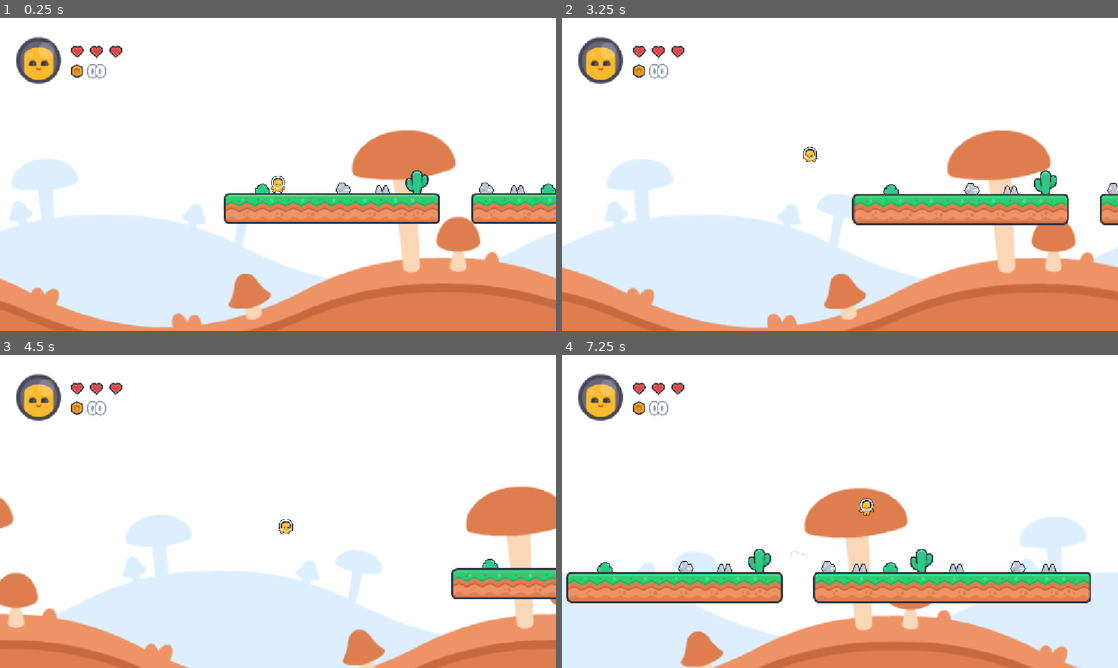
Above: before the commit, frames 1-4 (two rows, left to right).
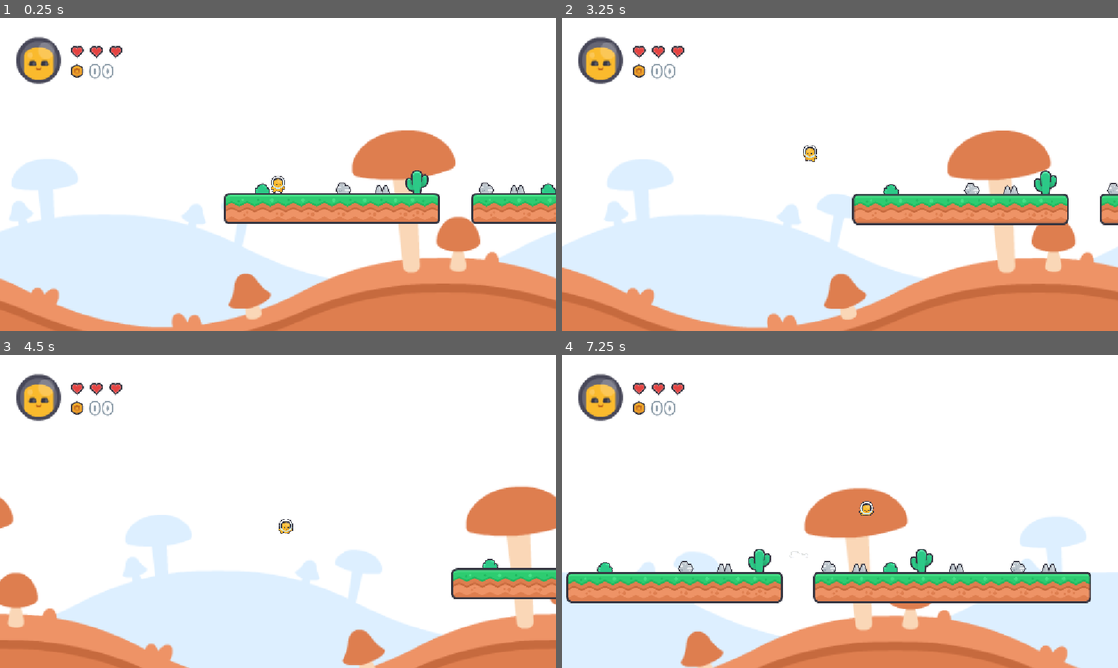
Above: after the commit, the same moments.

Repository: jet1211466/godot_platformer
Game: Godot game, scene res://scenes/level_1.tscn
The game is run twice, just before and just after one commit, with the same random seed, the same clock (stepped at 60 frames per second) and the same inputs. Sound files missing from this copy of the repository are replaced by a short silence.
Inputs:
- Up to frame 1 (0.25 s): no input
- Up to frame 2 (3.25 s): tap Enter (ui_accept) at 0.5, 0.77, 1.52, 3.02 s; hold Right (ui_right) 0.53-2.03 s; hold Left (ui_left) from 2.03 s (still down)
- Up to frame 3 (4.5 s): tap Enter (ui_accept) at 3.77 s; release Left (ui_left) at 4.28 s; hold Right (ui_right) from 4.28 s (still down)
- Up to frame 4 (7.25 s): keep holding Right (ui_right); tap Enter (ui_accept) at 4.52, 6.02, 6.77 s

The runs differ from the first frame. In frame 1, 0.1% of the frame differs, in the area x 15-21%, y 14-20%; in frame 2, 0.2%; in frame 3, 0.1%; in frame 4, 0.2%, in the area x 15-57%, y 14-52%.

Commit message:
added ladder mechanic

Diff:
--- a/scenes/coin_amount.tscn
+++ b/scenes/coin_amount.tscn
@@ -99,13 +99,13 @@
 script = ExtResource("1_yu5ih")
 
 [node name="numbers1" type="AnimatedSprite2D" parent="." unique_id=614097741]
-position = Vector2(-8, 0)
+position = Vector2(-13, 0)
 scale = Vector2(0.7, 0.7)
 sprite_frames = SubResource("SpriteFrames_xcuk0")
 animation = &"0"
 
 [node name="numbers2" type="AnimatedSprite2D" parent="." unique_id=414757580]
-position = Vector2(8, 0)
+position = Vector2(13, 0)
 scale = Vector2(0.7, 0.7)
 sprite_frames = SubResource("SpriteFrames_xcuk0")
 animation = &"0"
--- /dev/null
+++ b/scenes/ladder.tscn
@@ -0,0 +1,31 @@
+[gd_scene format=3 uid="uid://chpj50spetav4"]
+
+[ext_resource type="Script" uid="uid://c3ay4jfmydtrh" path="res://scripts/ladder.gd" id="1_027jo"]
+[ext_resource type="Texture2D" uid="uid://sjasxd0ea14b" path="res://sprites/ladder_top.png" id="1_ku54x"]
+[ext_resource type="Texture2D" uid="uid://bf8vdbbip28x7" path="res://sprites/ladder_middle.png" id="2_027jo"]
+[ext_resource type="Texture2D" uid="uid://jx3olrunq5cp" path="res://sprites/ladder_bottom.png" id="3_56fxr"]
+
+[sub_resource type="RectangleShape2D" id="RectangleShape2D_46oic"]
+size = Vector2(64, 128)
+
+[node name="ladder" type="Area2D" unique_id=171657698]
+script = ExtResource("1_027jo")
+
+[node name="ladderTop" type="Sprite2D" parent="." unique_id=1825949626]
+position = Vector2(0, -72)
+texture = ExtResource("1_ku54x")
+
+[node name="ladderMiddle" type="Sprite2D" parent="." unique_id=603150272]
+position = Vector2(0, -8)
+texture = ExtResource("2_027jo")
+
+[node name="ladderBottom" type="Sprite2D" parent="." unique_id=1730266830]
+position = Vector2(0, 56)
+texture = ExtResource("3_56fxr")
+
+[node name="ladderCollision" type="CollisionShape2D" parent="." unique_id=1692226988]
+position = Vector2(0, -8)
+shape = SubResource("RectangleShape2D_46oic")
+
+[connection signal="body_entered" from="." to="." method="_on_body_entered"]
+[connection signal="body_exited" from="." to="." method="_on_body_exited"]
--- a/scenes/level_1.tscn
+++ b/scenes/level_1.tscn
@@ -15,6 +15,7 @@
 [ext_resource type="PackedScene" uid="uid://mhhmhiv68pl4" path="res://scenes/apple.tscn" id="13_7gny6"]
 [ext_resource type="PackedScene" uid="uid://cvqviogqmt5v5" path="res://scenes/goldcoins_cl.tscn" id="14_2aecg"]
 [ext_resource type="PackedScene" uid="uid://debaeak5xlnvo" path="res://scenes/coin_amount.tscn" id="15_6dial"]
+[ext_resource type="PackedScene" uid="uid://chpj50spetav4" path="res://scenes/ladder.tscn" id="16_7nomh"]
 
 [sub_resource type="TileSetAtlasSource" id="TileSetAtlasSource_4nkto"]
 texture = ExtResource("4_5xbjy")
@@ -4749,6 +4750,9 @@
 [node name="background" parent="." unique_id=1045431186 instance=ExtResource("1_15mv3")]
 scroll_offset = Vector2(-16, 0)
 
+[node name="ladder" parent="." unique_id=171657698 instance=ExtResource("16_7nomh")]
+position = Vector2(1392, 520)
+
 [node name="rock" parent="." unique_id=465184208 instance=ExtResource("5_pa8r4")]
 position = Vector2(248, 560)
 
@@ -4829,5 +4833,5 @@
 transform = Transform2D(0.7, 0, 0, 0.7, 160, 110)
 
 [node name="coinAmount" parent="." unique_id=1162876468 instance=ExtResource("15_6dial")]
-offset = Vector2(200, 110)
-transform = Transform2D(1, 0, 0, 1, 200, 110)
+offset = Vector2(210, 110)
+transform = Transform2D(1, 0, 0, 1, 210, 110)
--- a/scenes/player.tscn
+++ b/scenes/player.tscn
@@ -2,6 +2,8 @@
 
 [ext_resource type="Script" uid="uid://q646ipq51kns" path="res://scripts/player.gd" id="1_g2els"]
 [ext_resource type="Texture2D" uid="uid://dvhll1tt8u7ra" path="res://sprites/character_yellow_idle.png" id="2_g2els"]
+[ext_resource type="Texture2D" uid="uid://d1fmye377ko0n" path="res://sprites/character_yellow_climb_a.png" id="2_oprun"]
+[ext_resource type="Texture2D" uid="uid://uvf7how885ek" path="res://sprites/character_yellow_climb_b.png" id="3_a8ls1"]
 [ext_resource type="Texture2D" uid="uid://sohkt6h23shx" path="res://sprites/character_yellow_jump.png" id="3_qlg0r"]
 [ext_resource type="Texture2D" uid="uid://dje8t45yrgq5s" path="res://sprites/character_yellow_duck.png" id="4_fjrip"]
 [ext_resource type="Texture2D" uid="uid://bwmlokmym7hmj" path="res://sprites/character_yellow_walk_a.png" id="4_tuyoq"]
@@ -18,6 +20,25 @@
 animations = [{
 "frames": [{
 "duration": 1.0,
+"texture": ExtResource("2_oprun")
+}, {
+"duration": 1.0,
+"texture": ExtResource("3_a8ls1")
+}],
+"loop": 1,
+"name": &"climb",
+"speed": 5.0
+}, {
+"frames": [{
+"duration": 1.0,
+"texture": ExtResource("4_fjrip")
+}],
+"loop": 0,
+"name": &"fall",
+"speed": 5.0
+}, {
+"frames": [{
+"duration": 1.0,
 "texture": ExtResource("2_g2els")
 }],
 "loop": 1,
@@ -27,9 +48,6 @@
 "frames": [{
 "duration": 1.0,
 "texture": ExtResource("3_qlg0r")
-}, {
-"duration": 1.0,
-"texture": ExtResource("4_fjrip")
 }],
 "loop": 2,
 "name": &"jump",
@@ -44,9 +62,6 @@
 }, {
 "duration": 1.0,
 "texture": ExtResource("3_qlg0r")
-}, {
-"duration": 1.0,
-"texture": ExtResource("4_fjrip")
 }],
 "loop": 2,
 "name": &"jumpdouble",
@@ -75,7 +90,7 @@
 position = Vector2(-4.7683716e-07, -4.7683716e-07)
 scale = Vector2(0.37499997, 0.37499997)
 sprite_frames = SubResource("SpriteFrames_xcuk0")
-animation = &"jumpdouble"
+animation = &"fall"
 autoplay = "idle"
 
 [node name="playerCollision" type="CollisionShape2D" parent="." unique_id=1676795311]
--- /dev/null
+++ b/scripts/ladder.gd
@@ -0,0 +1,11 @@
+extends Area2D
+
+
+func _on_body_entered(body: Node2D) -> void:
+	if body is player:
+		body.nearLadder = true
+
+
+func _on_body_exited(body: Node2D) -> void:
+	if body is player:
+		body.nearLadder = false
--- a/scripts/player.gd
+++ b/scripts/player.gd
@@ -3,6 +3,8 @@
 var spawn_point = Vector2(112, 528)
 var health = 6
 var usedJumps = 0
+var nearLadder := false
+var climbSpeed = -100
 
 const SPEED = 300.0
 const JUMP_VELOCITY = -400.0
@@ -21,14 +23,23 @@
 		velocity += get_gravity() * delta
 
 
+# ladder
+	if Input.is_action_pressed("ui_up") and nearLadder == true:
+		velocity.y = climbSpeed
+
+
 # landing reset
 	if is_on_floor():
 		usedJumps = 0
 
 # animation
-	if not is_on_floor() and usedJumps == 2:
+	if not is_on_floor() and nearLadder and velocity.y < 0:
+		animated_sprite.play("climb")
+	elif not is_on_floor() and velocity.y > 0:
+		animated_sprite.play("fall")
+	elif not is_on_floor() and usedJumps == 2:
 		animated_sprite.play("jumpdouble")
-	elif not is_on_floor():
+	elif not is_on_floor() and nearLadder == false:
 		animated_sprite.play("jump")
 	elif velocity.x != 0:
 		animated_sprite.play("run")
Not shown, added: scripts/ladder.gd.uid
Binary file added: sprites/character_yellow_climb_a.png
Not shown, added: sprites/character_yellow_climb_a.png.import
Binary file added: sprites/character_yellow_climb_b.png
Not shown, added: sprites/character_yellow_climb_b.png.import
Binary file added: sprites/ladder_bottom.png
Not shown, added: sprites/ladder_bottom.png.import
Binary file added: sprites/ladder_middle.png
Not shown, added: sprites/ladder_middle.png.import
Binary file added: sprites/ladder_top.png
Not shown, added: sprites/ladder_top.png.import
